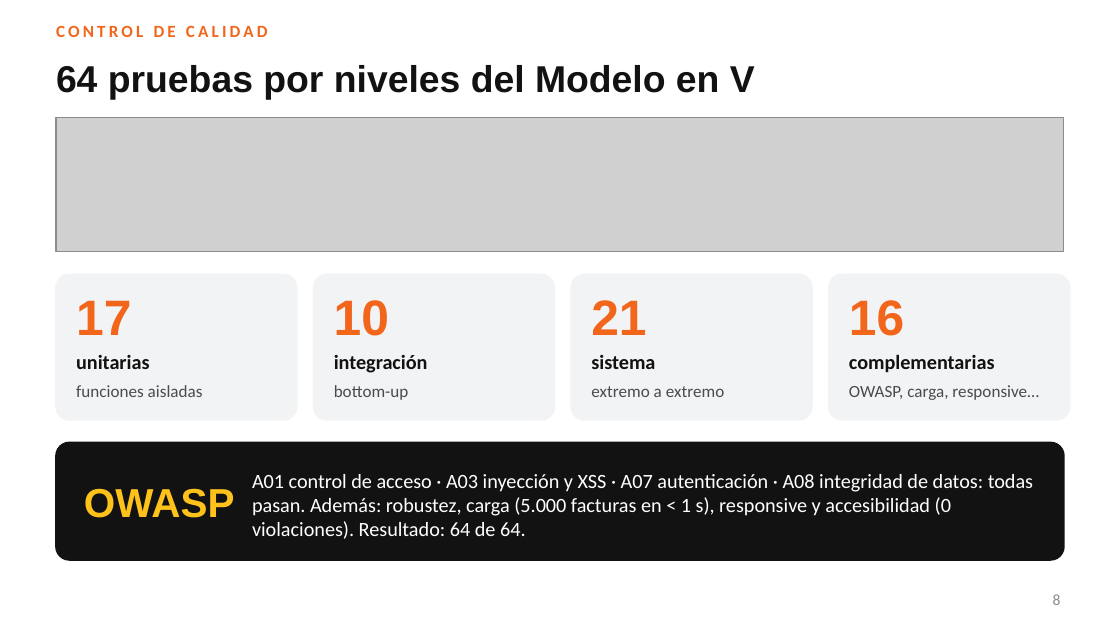
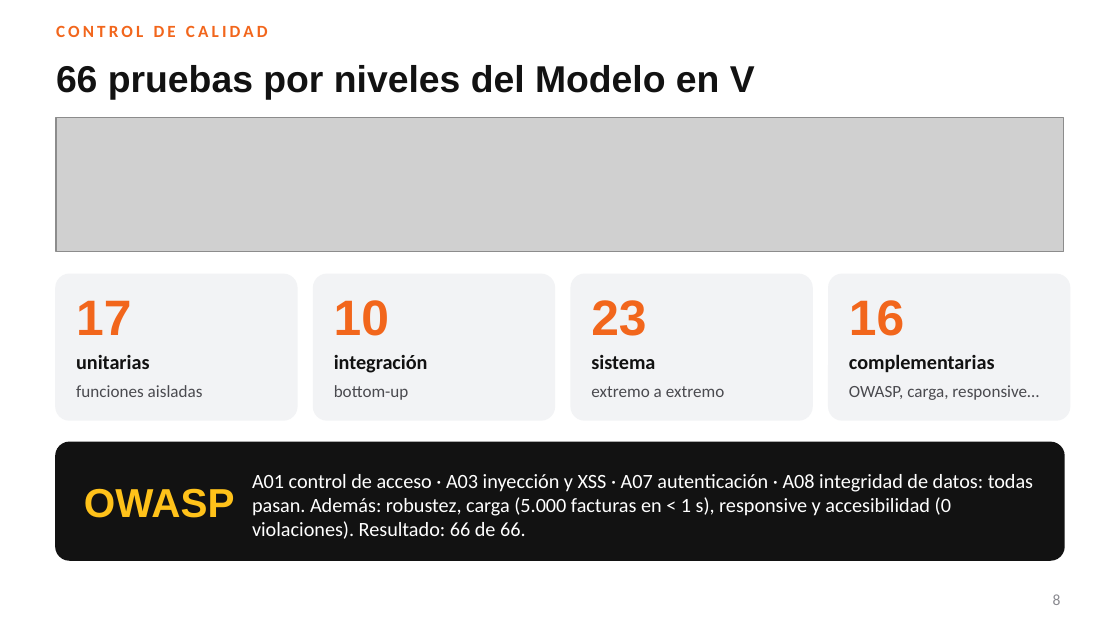
Before and after one commit to slonbuitrago-bit/motorepuestos-oriente, a slide deck: slide 8 of docs/final/Presentacion-Sustentacion-Motorepuestos-del-Oriente.pptx. Drawn at 1120x630 pixels with LibreOffice and Linux fonts; fonts in the diff are those of the drawing; grey boxes stand for pictures; background and template pictures are left out. Boxes give left, top, right and bottom in pixels: in the first picture for what was removed or moved away, otherwise in the second. Text is boxed around its words. In the diff, an @@ line names an element or a change of style, - is before the commit and + after.

```diff
--- a/docs/final/Presentacion-Sustentacion-Motorepuestos-del-Oriente.pptx
+++ b/docs/final/Presentacion-Sustentacion-Motorepuestos-del-Oriente.pptx
@@ title at (56,65,755,100): text changed @@
-64 pruebas por niveles del Modelo en V
+66 pruebas por niveles del Modelo en V
@@ text at (591,300,646,336): text changed @@
-21
+23
@@ text at (252,474,1033,539): text changed @@
-A01 control de acceso · A03 inyección y XSS · A07 autenticación · A08 integridad de datos: todas pasan. Además: robustez, carga (5.000 facturas en < 1 s), responsive y accesibilidad (0 violaciones). Resultado: 64 de 64.
+A01 control de acceso · A03 inyección y XSS · A07 autenticación · A08 integridad de datos: todas pasan. Además: robustez, carga (5.000 facturas en < 1 s), responsive y accesibilidad (0 violaciones). Resultado: 66 de 66.
```
Also in this commit, not shown: 36 other files.
